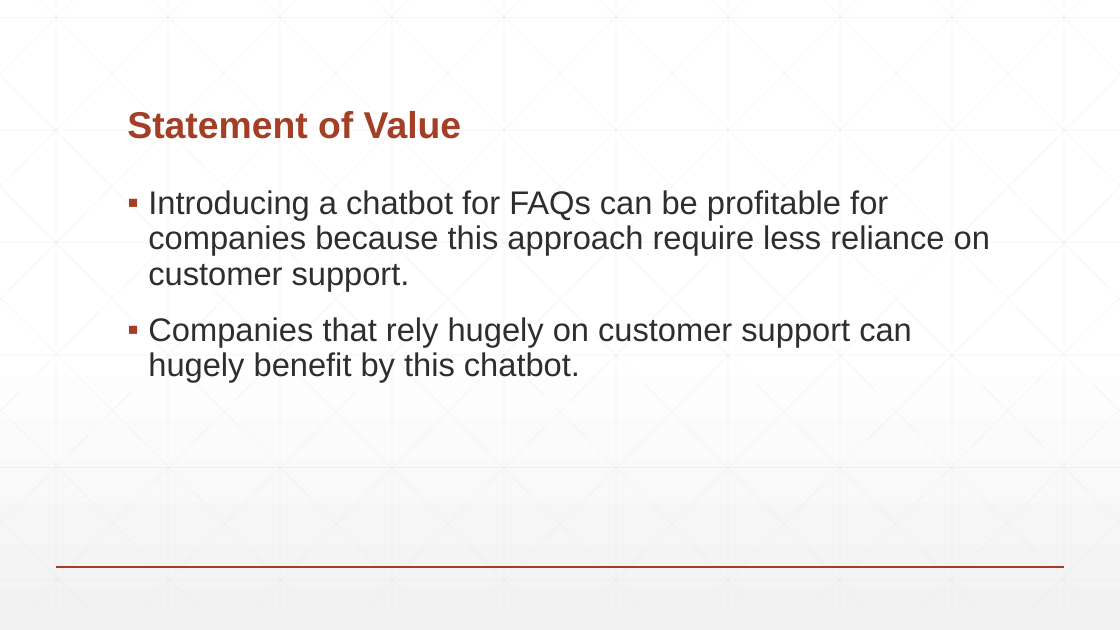
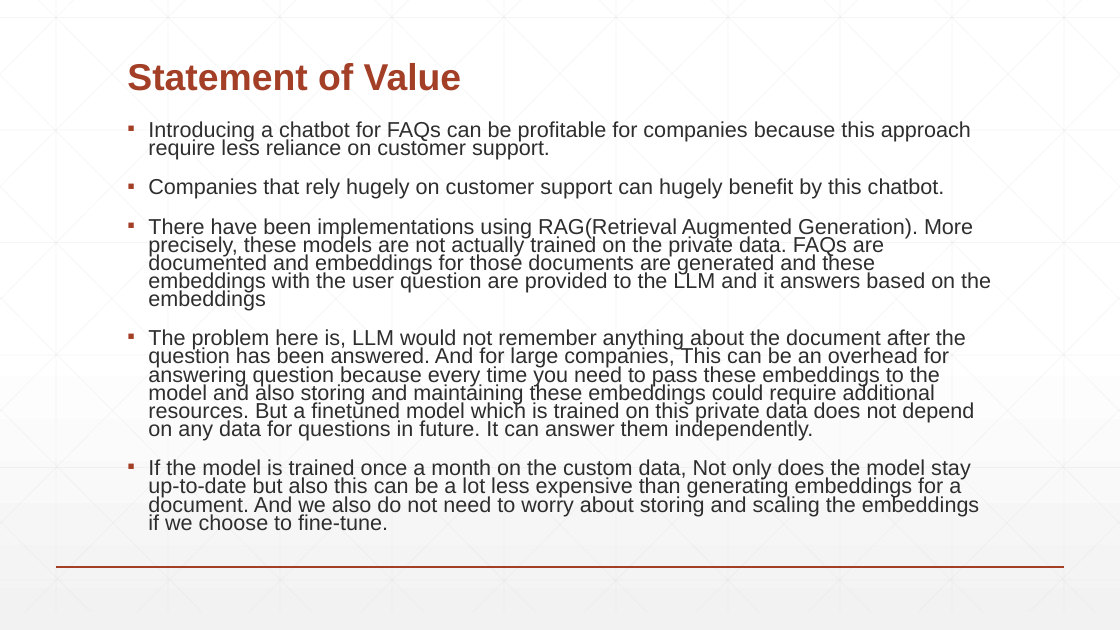
Before and after one commit to balnarendrasapa/faq-llm, a slide deck: slide 4 of proposal/Proposal Presentation.pptx. Drawn at 1120x630 pixels with LibreOffice and Linux fonts; fonts in the diff are those of the drawing. Boxes give left, top, right and bottom in pixels: in the first picture for what was removed or moved away, otherwise in the second. Text is boxed around its words. In the diff, an @@ line names an element or a change of style, - is before the commit and + after.

```diff
--- a/proposal/Proposal Presentation.pptx
+++ b/proposal/Proposal Presentation.pptx
@@ title "Statement of Value": place and size @@
-title "Statement of Value" at bbox=[127, 111, 461, 139]
+title "Statement of Value" at bbox=[127, 63, 461, 91]
@@ text "Introducing a chatbot for FAQs ...": place and size @@
-text "Introducing a chatbot for FAQs ..." at bbox=[148, 190, 990, 382]
+text "Introducing a chatbot for FAQs ..." at bbox=[148, 121, 991, 530]
@@ text at bbox=[148, 121, 971, 199]: size 28 to 18.5 pt in "Introducing a chatbot for FAQs can be ...", "Companies that rely hugely on customer support ..."; line spacing 0.9 to 0.7 @@
@@ text at bbox=[148, 218, 991, 530]: paragraphs added @@
+▪ There have been implementations using RAG(Retrieval Augmented Generation). More precisely, these models are not actually trained on the private data. FAQs are documented and embeddings for those documents are generated and these embeddings with the user question are provided to the LLM and it answers based on the embeddings
+▪ The problem here is, LLM would not remember anything about the document after the question has been answered. And for large companies, This can be an overhead for answering question because every time you need to pass these embeddings to the model and also storing and maintaining these embeddings could require additional resources. But a finetuned model which is trained on this private data does not depend on any data for questions in future. It can answer them independently.
+▪ If the model is trained once a month on the custom data, Not only does the model stay up-to-date but also this can be a lot less expensive than generating embeddings for a document. And we also do not need to worry about storing and scaling the embeddings if we choose to fine-tune.
```
Also in this commit, not shown: 1 other slide changed.
